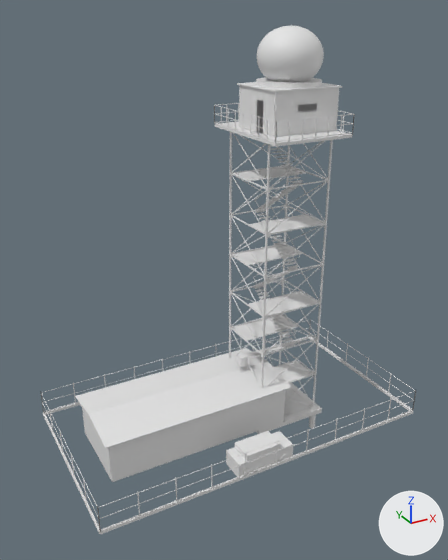
Two versions of the OBJ model models/torre_radar_v3.obj, one commit apart.
The view is the same before and after, from a 50 mm camera at (-24.3, -36.1, 29.8) aimed at (-4.8, -0.6, 12.1). The lights are fixed; the arrows at lower right show +X, +Y and +Z. The older version comes first. Where no turn or scale is listed for an object, it has been applied to the vertices.

Before the edit, the objects in view are built like this:
```python
ob_06_radome__radome = bpy.data.objects.new('06_radome__radome', me_06_radome__radome)
ob_06_radome__radome.location = (0.0, 0.0, 0.0)
ob_08_edif_terrea__caixa_dagua_250l = bpy.data.objects.new('08_edif_terrea__caixa_dagua_250L', me_08_edif_terrea__caixa_dagua_250l)
ob_08_edif_terrea__caixa_dagua_250l.location = (0.0, 0.0, 0.0)
ob_08_edif_terrea__edif_parede_x_1_1 = bpy.data.objects.new('08_edif_terrea__edif_parede_x-1', me_08_edif_terrea__edif_parede_x_1_1)
ob_08_edif_terrea__edif_parede_x_1_1.location = (0.0, 0.0, 0.0)
ob_08_edif_terrea__edif_parede_y_1_1 = bpy.data.objects.new('08_edif_terrea__edif_parede_y-1', me_08_edif_terrea__edif_parede_y_1_1)
ob_08_edif_terrea__edif_parede_y_1_1.location = (0.0, 0.0, 0.0)
ob_08_edif_terrea__edif_piso = bpy.data.objects.new('08_edif_terrea__edif_piso', me_08_edif_terrea__edif_piso)
ob_08_edif_terrea__edif_piso.location = (0.0, 0.0, 0.0)
ob_08_edif_terrea__edif_porta_gerador_2x2_10 = bpy.data.objects.new('08_edif_terrea__edif_porta_gerador_2x2.10', me_08_edif_terrea__edif_porta_gerador_2x2_10)
ob_08_edif_terrea__edif_porta_gerador_2x2_10.location = (0.0, 0.0, 0.0)
ob_08_edif_terrea__edif_telhado_2aguas = bpy.data.objects.new('08_edif_terrea__edif_telhado_2aguas', me_08_edif_terrea__edif_telhado_2aguas)
ob_08_edif_terrea__edif_telhado_2aguas.location = (0.0, 0.0, 0.0)
ob_11_carro__carro_corpo = bpy.data.objects.new('11_carro__carro_corpo', me_11_carro__carro_corpo)
ob_11_carro__carro_corpo.location = (0.0, 0.0, 0.0)
ob_11_carro__carro_teto = bpy.data.objects.new('11_carro__carro_teto', me_11_carro__carro_teto)
ob_11_carro__carro_teto.location = (0.0, 0.0, 0.0)
# also in view: '03_patamares__patamar_4' at (0.0, -1.2, 15.7); '09_mureta_gradil__mureta_sul' at (-4.0, -7.0, 0.1); '03_patamares__patamar_3' at (0.0, 1.2, 12.5); '05_plataforma__plataforma_laje_6x8' at (0.0, 0.0, 22.1); '02_torre__perna_-2.50_-2.50' at (-2.5, -2.5, 11.0)
```
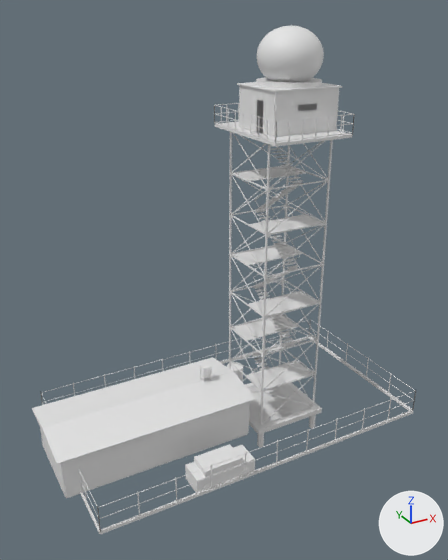
What differs and where, as boxes (x1, y1, x2, y2) in the pictures (448 x 560 px):
'08_edif_terrea__edif_telhado_2aguas', moved
    before: (75, 348, 291, 448)
    after: (32, 357, 256, 463)
'08_edif_terrea__edif_parede_y-1', moved
    before: (109, 390, 285, 481)
    after: (62, 401, 249, 497)
'11_carro__carro_corpo', moved
    before: (226, 431, 293, 477)
    after: (185, 445, 255, 493)
'11_carro__carro_teto', moved
    before: (235, 431, 281, 461)
    after: (194, 444, 242, 477)
'08_edif_terrea__edif_porta_gerador_2x2.10', moved
    before: (118, 445, 147, 478)
    after: (71, 460, 103, 495)
'08_edif_terrea__edif_parede_x-1', moved
    before: (82, 409, 112, 481)
    after: (40, 428, 66, 497)
'08_edif_terrea__caixa_dagua_250L', moved
    before: (238, 353, 247, 367)
    after: (201, 364, 210, 378)
'08_edif_terrea__edif_piso', moved
    before: (112, 421, 283, 482)
    after: (66, 434, 248, 498)

Edits to the bpy script that builds the scene:
```text
Change me_08_edif_terrea__caixa_dagua_250l:
    remove me_08_edif_terrea__caixa_dagua_250l.from_pydata(...)  # 50 vertices, 96 faces; spans x -3.15..-2.45, y -0.35..0.35, z 4.25..5.05
    add me_08_edif_terrea__caixa_dagua_250l.from_pydata(...)  # 50 vertices, 96 faces; spans x -6.35..-5.65, y -0.35..0.35, z 4.25..5.05
    me_08_edif_terrea__caixa_dagua_250l part 1: the whole mesh is moved by (-3.2, 0.0, 0.0)
Change me_08_edif_terrea__edif_parede_x_1_1:
    remove me_08_edif_terrea__edif_parede_x_1_1.from_pydata(...)  # 8 vertices, 12 faces; spans x -14.88..-14.73, y -3.0..3.0, z 0.15..3.35
    add me_08_edif_terrea__edif_parede_x_1_1.from_pydata(...)  # 8 vertices, 12 faces; spans x -18.08..-17.92, y -3.0..3.0, z 0.15..3.35
    me_08_edif_terrea__edif_parede_x_1_1 part 2: the whole mesh is moved by (-3.2, 0.0, 0.0)
Change me_08_edif_terrea__edif_parede_y_1_1:
    remove me_08_edif_terrea__edif_parede_y_1_1.from_pydata(...)  # 8 vertices, 12 faces; spans x -14.8..-0.8, y -3.08..-2.92, z 0.15..3.35
    add me_08_edif_terrea__edif_parede_y_1_1.from_pydata(...)  # 8 vertices, 12 faces; spans x -18.0..-4.0, y -3.08..-2.92, z 0.15..3.35
    me_08_edif_terrea__edif_parede_y_1_1 part 3: the whole mesh is moved by (-3.2, 0.0, 0.0)
Change me_08_edif_terrea__edif_piso:
    remove me_08_edif_terrea__edif_piso.from_pydata(...)  # 8 vertices, 12 faces; spans x -14.8..-0.8, y -3.0..3.0, z 0.0..0.15
    add me_08_edif_terrea__edif_piso.from_pydata(...)  # 8 vertices, 12 faces; spans x -18.0..-4.0, y -3.0..3.0, z 0.0..0.15
    me_08_edif_terrea__edif_piso part 4: the whole mesh is moved by (-3.2, 0.0, 0.0)
Change me_08_edif_terrea__edif_porta_gerador_2x2_10:
    remove me_08_edif_terrea__edif_porta_gerador_2x2_10.from_pydata(...)  # 8 vertices, 12 faces; spans x -14.28..-12.28, y -3.08..-3.0, z 0.15..2.25
    add me_08_edif_terrea__edif_porta_gerador_2x2_10.from_pydata(...)  # 8 vertices, 12 faces; spans x -17.48..-15.48, y -3.08..-3.0, z 0.15..2.25
    me_08_edif_terrea__edif_porta_gerador_2x2_10 part 5: the whole mesh is moved by (-3.2, 0.0, 0.0)
Change me_08_edif_terrea__edif_telhado_2aguas:
    remove me_08_edif_terrea__edif_telhado_2aguas.from_pydata(...)  # 6 vertices, 6 faces; spans x -15.2..-0.4, y -3.4..3.4, z 3.35..3.85
    add me_08_edif_terrea__edif_telhado_2aguas.from_pydata(...)  # 6 vertices, 6 faces; spans x -18.4..-3.6, y -3.4..3.4, z 3.35..3.85
    me_08_edif_terrea__edif_telhado_2aguas part 6: the whole mesh is moved by (-3.2, 0.0, 0.0)
Change me_11_carro__carro_corpo:
    remove me_11_carro__carro_corpo.from_pydata(...)  # 8 vertices, 12 faces; spans x -7.05..-2.55, y -6.9..-5.1, z 0.0..1.2
    add me_11_carro__carro_corpo.from_pydata(...)  # 8 vertices, 12 faces; spans x -10.25..-5.75, y -6.9..-5.1, z 0.0..1.2
    me_11_carro__carro_corpo part 7: the whole mesh is moved by (-3.2, 0.0, 0.0)
Change me_11_carro__carro_teto:
    remove me_11_carro__carro_teto.from_pydata(...)  # 8 vertices, 12 faces; spans x -6.4..-3.6, y -6.85..-5.15, z 1.15..1.65
    add me_11_carro__carro_teto.from_pydata(...)  # 8 vertices, 12 faces; spans x -9.6..-6.8, y -6.85..-5.15, z 1.15..1.65
    me_11_carro__carro_teto part 8: the whole mesh is moved by (-3.2, 0.0, 0.0)
```
